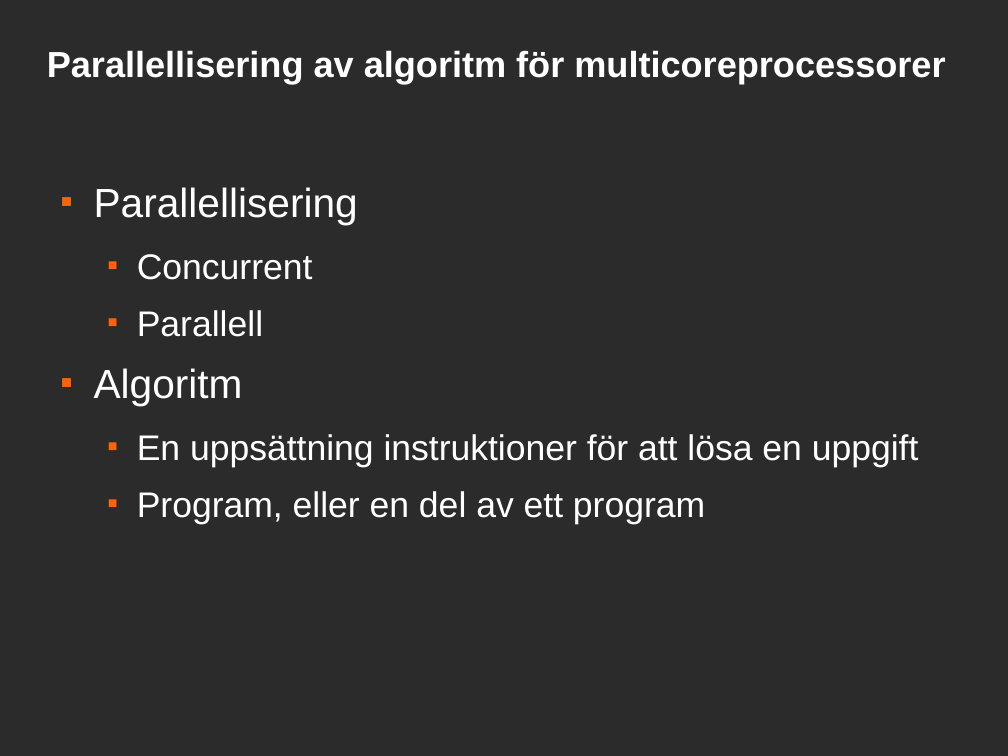
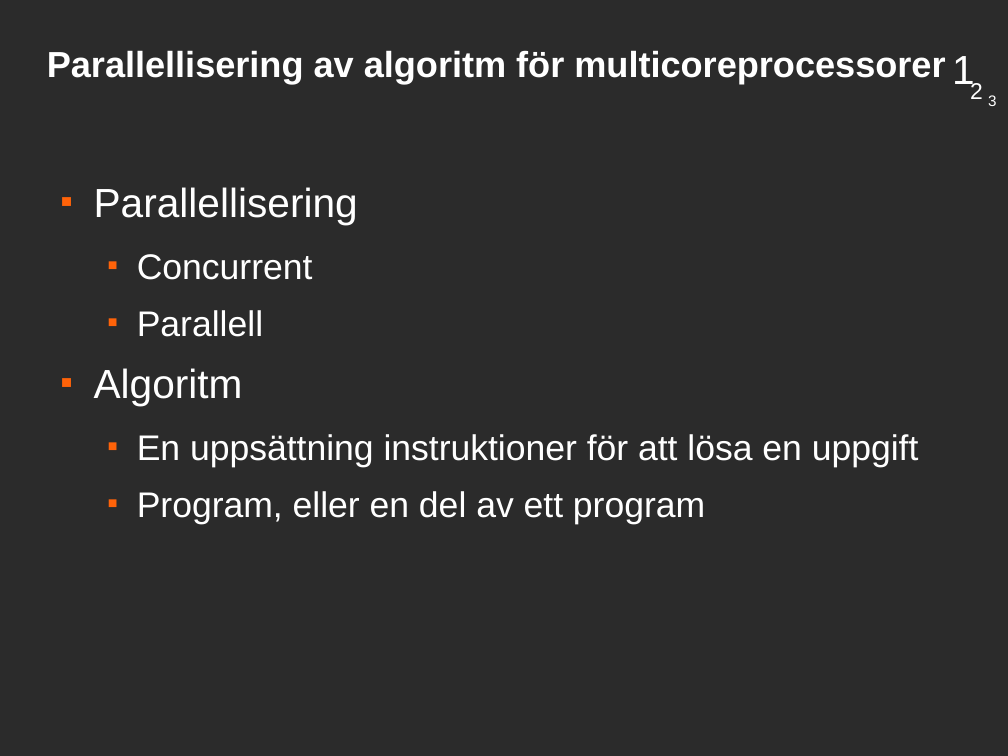
Before and after one commit to saifthe1/openfoam-openmp, a slide deck: slide 2 of presentation/pres.odp. Drawn at 1008x756 pixels with LibreOffice and Linux fonts; fonts in the diff are those of the drawing; background and template pictures are left out; a plain dark background stands for a picture behind light text. Boxes give left, top, right and bottom in pixels: in the first picture for what was removed or moved away, otherwise in the second. Text is boxed around its words. In the diff, an @@ line names an element or a change of style, - is before the commit and + after.

```diff
--- a/presentation/pres.odp
+++ b/presentation/pres.odp
@@ text added at (952,56,975,88), 32 pt, text #FFFFFF @@
+1
@@ text added at (970,81,983,99), 18 pt, text #FFFFFF @@
+2
@@ text added at (988,95,996,106), 12 pt, text #FFFFFF @@
+3
```
Also in this commit, not shown: 12 other slides changed.
